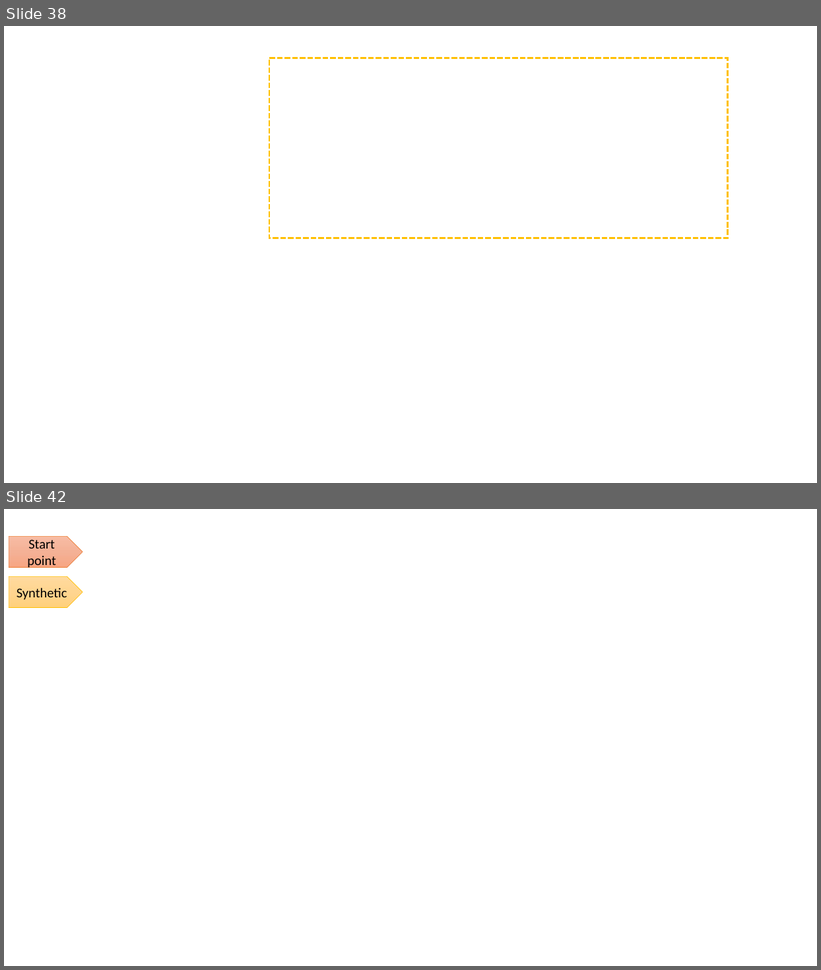
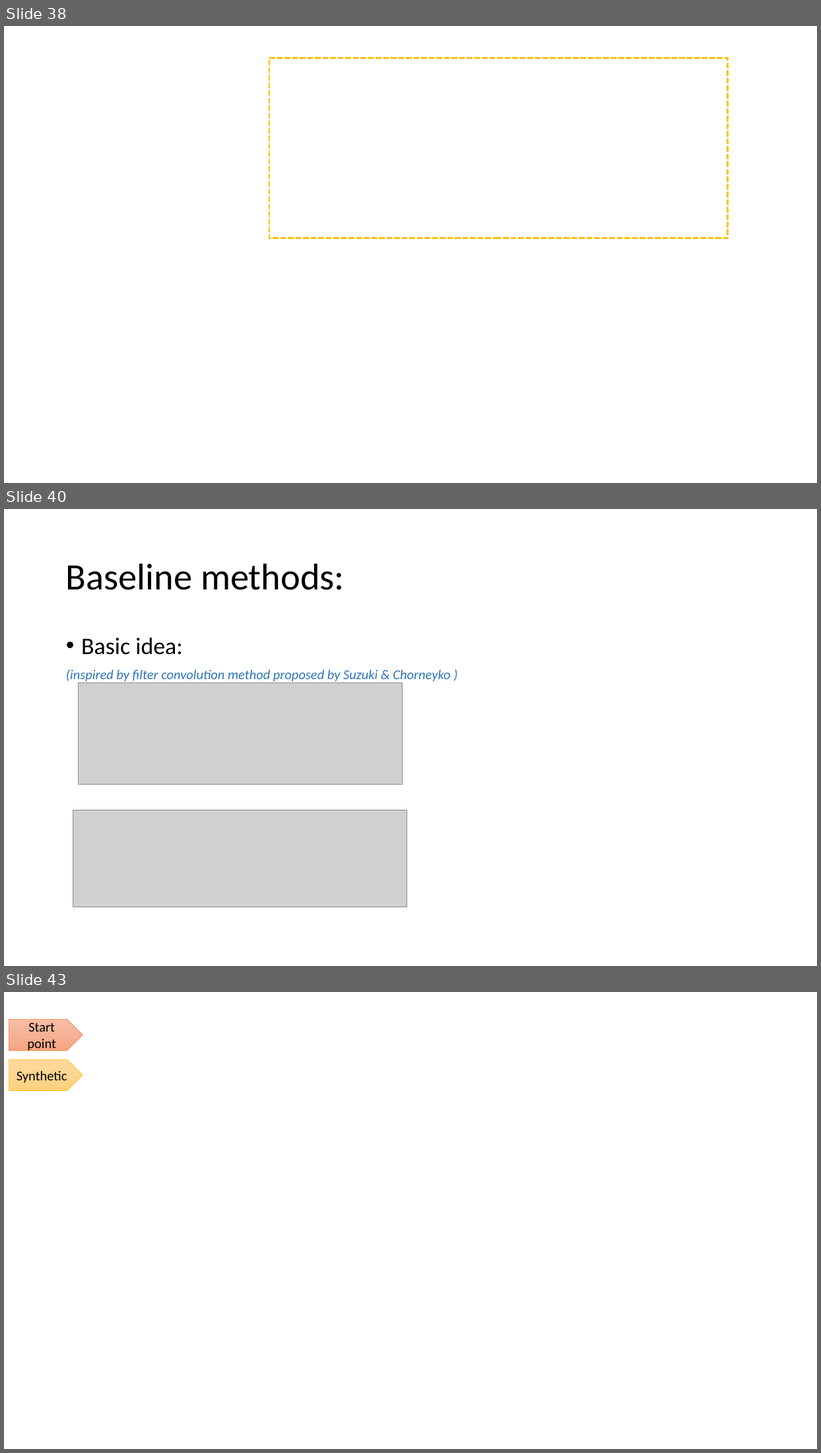
Before and after one commit to juneciel510/transient_identification, a slide deck: Transient_identification_LejunChen.pptx. Shown one above the other, each under a label of ours: slides 38 and 42 before the commit, slides 38, 40 and 43 after it; the slides between them are not shown. The pictures are 821x970 and 821x1453 pixels, drawn with LibreOffice and Linux fonts; fonts in the diff are those of the drawing; grey boxes stand for pictures; background and template pictures are left out. Boxes give left, top, right and bottom in pixels: in the first picture for what was removed or moved away, otherwise in the second. Text is boxed around its words. In the diff, an @@ line names an element or a change of style, - is before the commit and + after.

```diff
--- a/Transient_identification_LejunChen.pptx
+++ b/Transient_identification_LejunChen.pptx
@@ slide 40 added at box(4, 509, 817, 966), background #FFFFFF @@
@@ title added at box(66, 563, 345, 590), 44 pt, text #000000 @@
+Baseline methods:
@@ text added at box(66, 638, 450, 683), 16 pt, text #2E75B6, italic @@
+• Basic idea:
+(inspired by filter convolution method proposed by Suzuki & Chorneyko )
@@ picture added at box(78, 683, 402, 785) @@
@@ picture added at box(73, 811, 407, 908) @@
@@ what was slide 42 is now slide 43 @@
```
Also in this commit, not shown: 15 slides changed, 3 other slides added, 5 other files.
